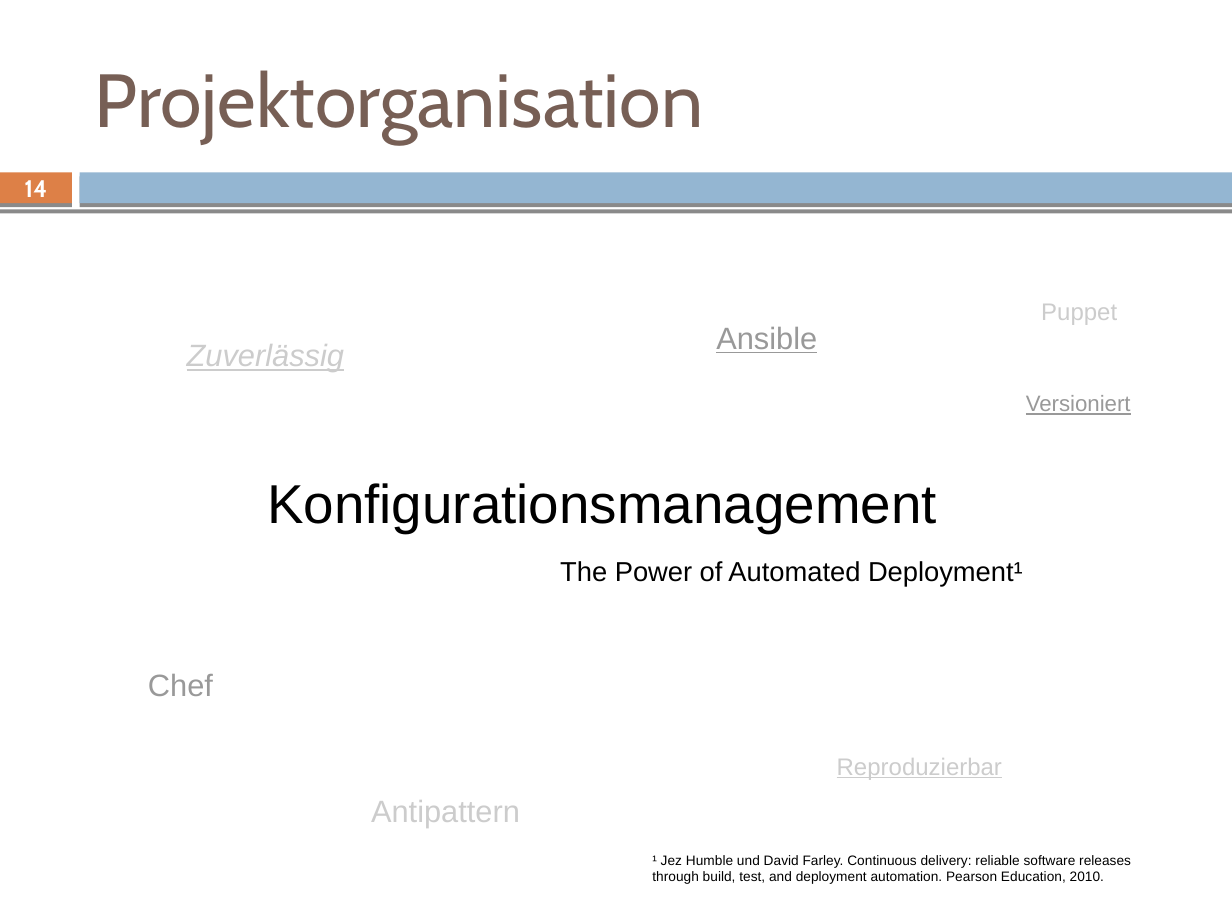
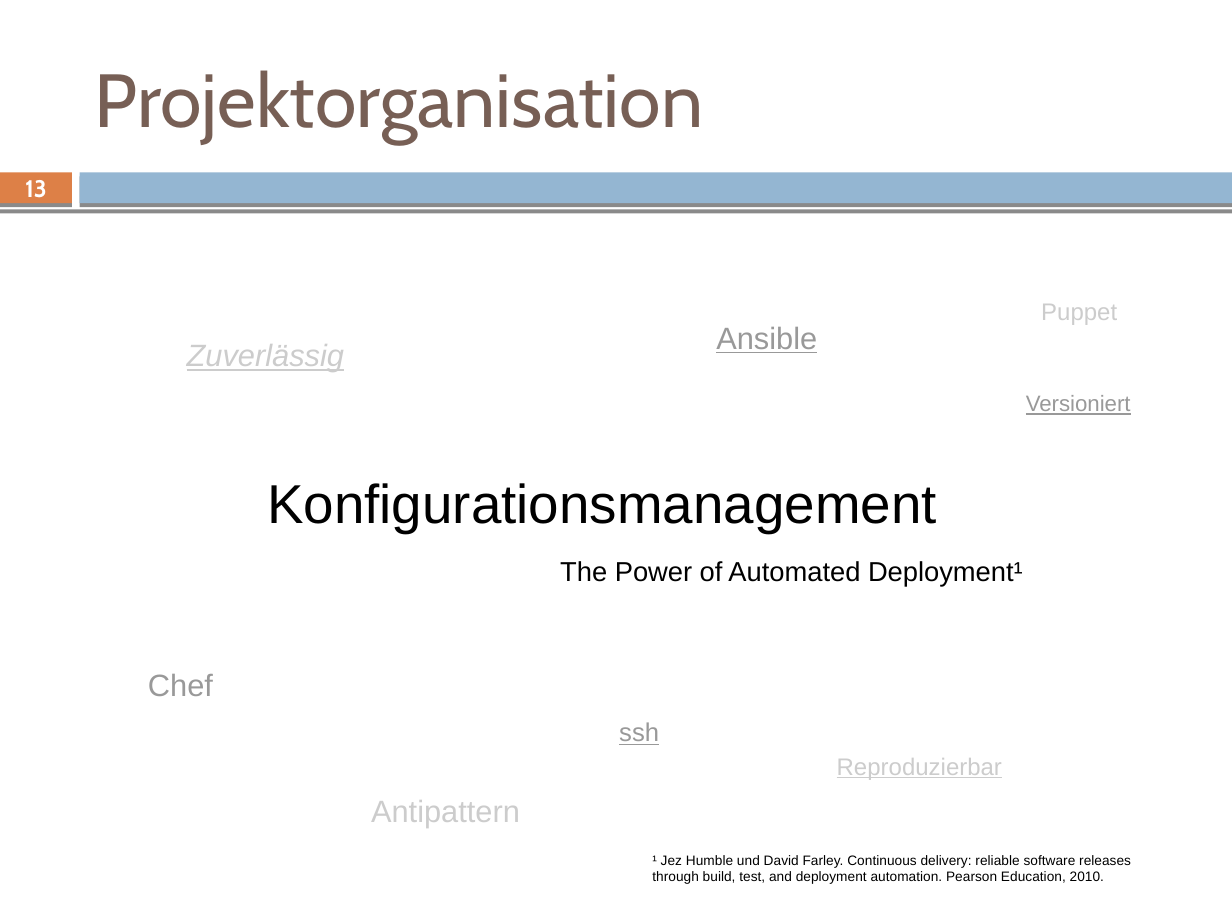
Before and after one commit to mvw/Wilddiebe10, a slide deck: slide 13 of keynote/keynote_part1_sascha.odp (slide 14 before the commit). Drawn at 1232x924 pixels with LibreOffice and Linux fonts; fonts in the diff are those of the drawing. Boxes give left, top, right and bottom in pixels: in the first picture for what was removed or moved away, otherwise in the second. Text is boxed around its words. In the diff, an @@ line names an element or a change of style, - is before the commit and + after.

```diff
--- a/keynote/keynote_part1_sascha.odp
+++ b/keynote/keynote_part1_sascha.odp
@@ page number at (25, 180, 47, 198): text changed @@
-14
+13
@@ text added at (619, 722, 659, 745), 15 pt, text #999999, underline @@
+ssh
```
Also in this commit, not shown: 3 other slides changed, 1 slide added, 1 slide removed, 1 other file.
